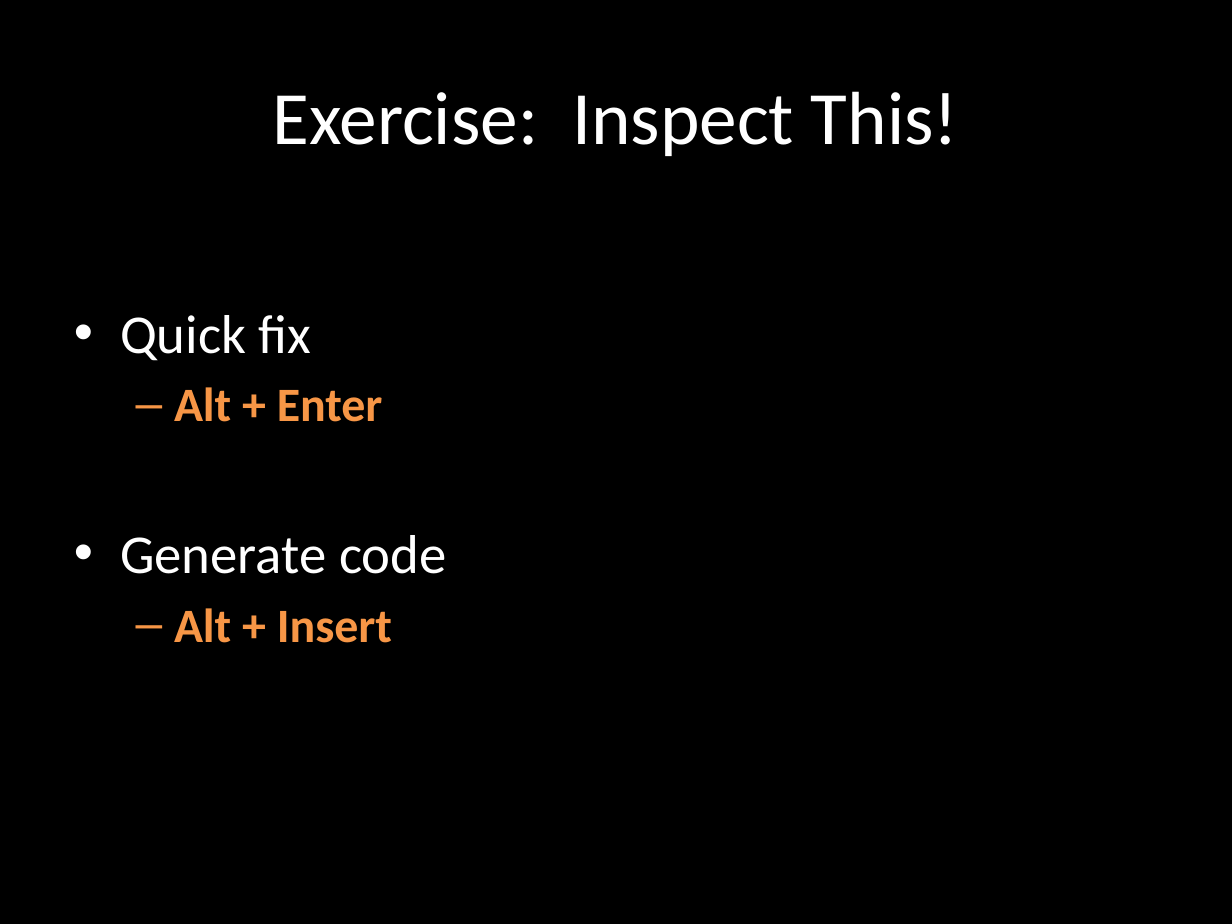
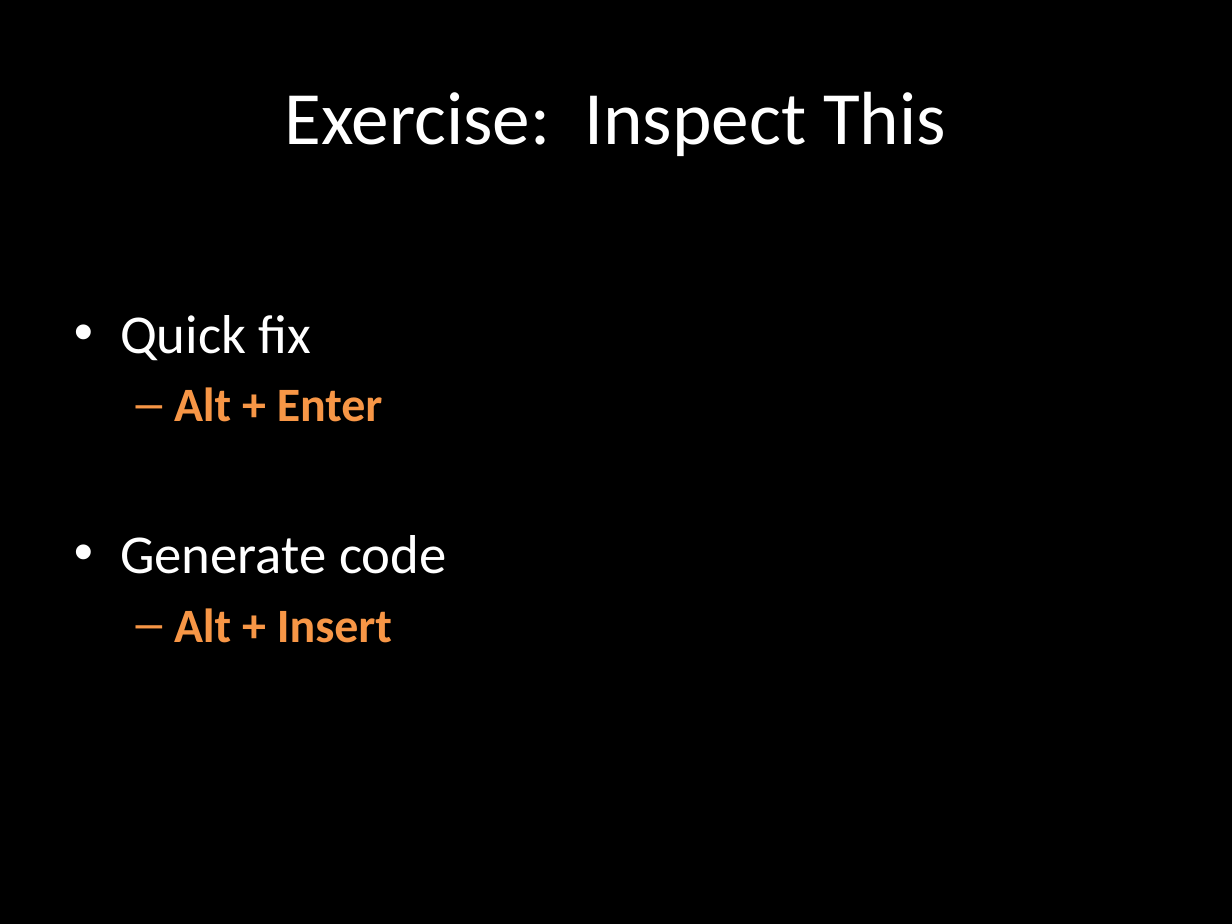
Before and after one commit to rasmuskl/ReSharperCourse, a slide deck: slide 37 of Presentations/2 - Exercises - ReSharper Course.pptx (slide 32 before the commit). Drawn at 1232x924 pixels with LibreOffice and Linux fonts; fonts in the diff are those of the drawing. Boxes give left, top, right and bottom in pixels: in the first picture for what was removed or moved away, otherwise in the second. Text is boxed around its words. In the diff, an @@ line names an element or a change of style, - is before the commit and + after.

```diff
--- a/Presentations/2 - Exercises - ReSharper Course.pptx
+++ b/Presentations/2 - Exercises - ReSharper Course.pptx
@@ title at <box>285,91,946,156</box>: text changed @@
-Exercise: Inspect This!
+Exercise: Inspect This
```
Also in this commit, not shown: 8 other slides changed, 6 slides added, 1 slide removed, 9 other files.
